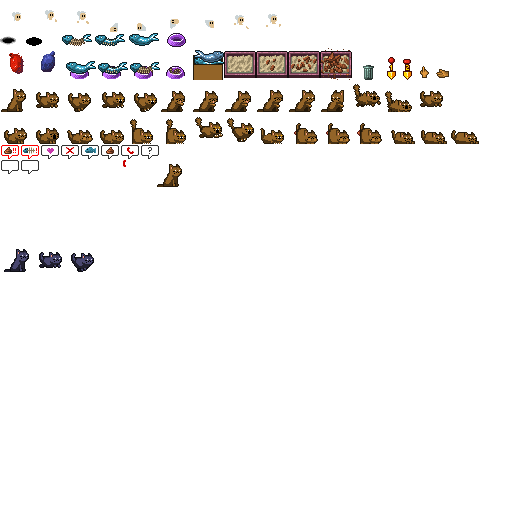
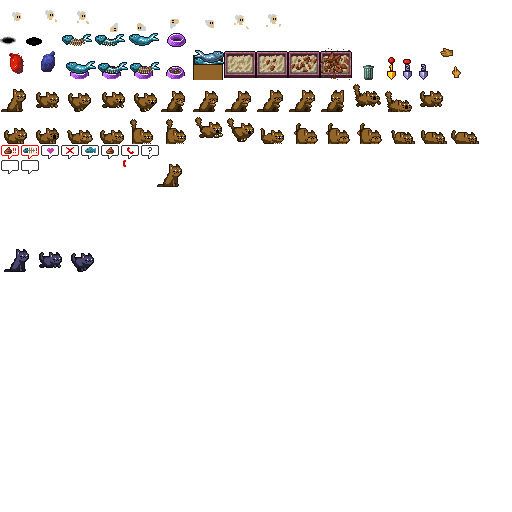
Before/after of a 512x512 layered artwork. What changed in the layer stack:
painted on "tiles" over [403, 48, 461, 80]
